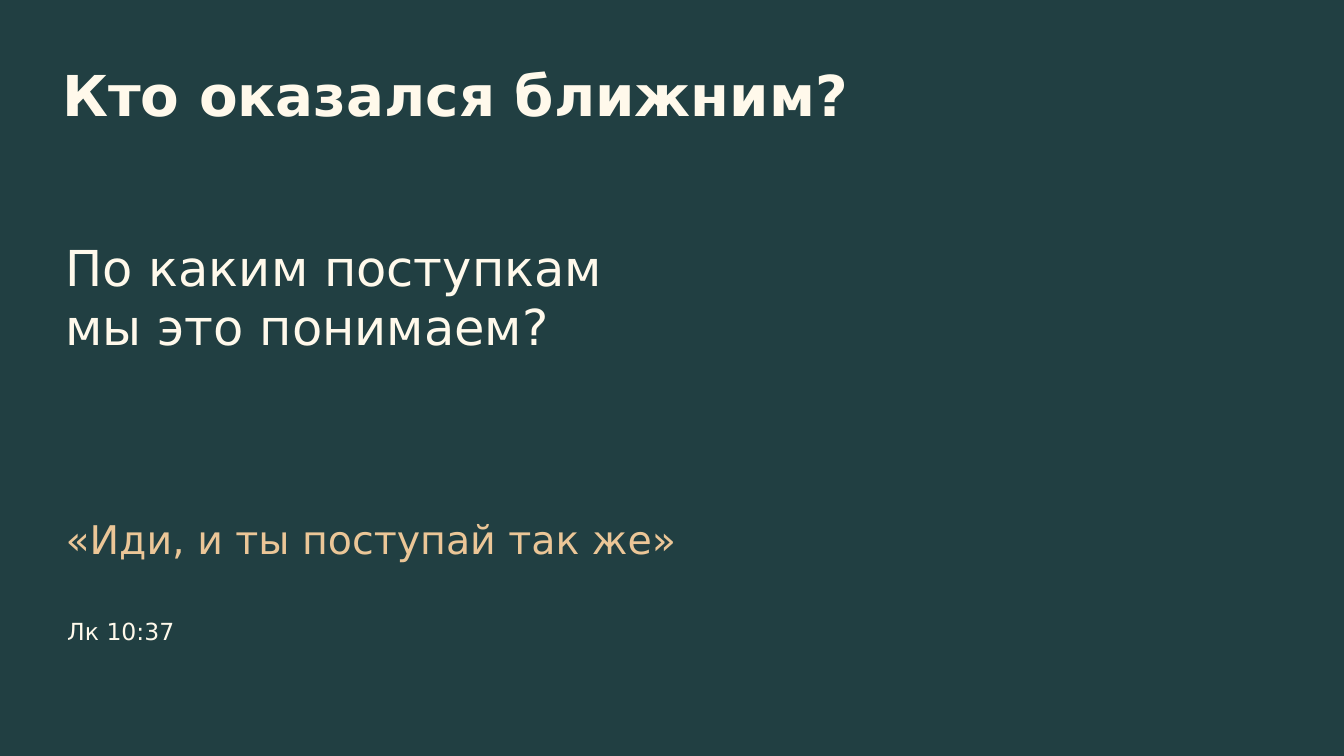
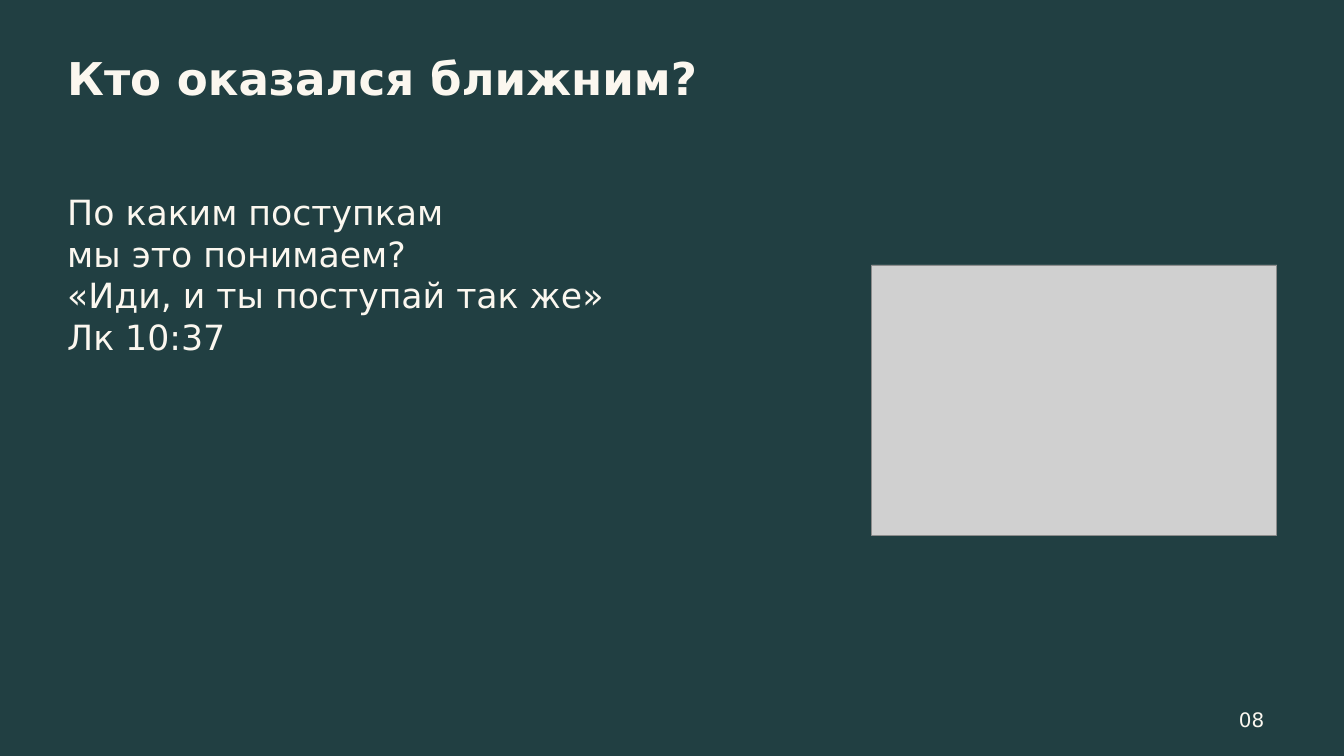
Before and after one commit to VAtapin/lessons, a slide deck: slide 8 of assets/lessons/kto-moi-blizhnii/presentation-ru.pptx. Drawn at 1344x756 pixels with LibreOffice and Linux fonts; fonts in the diff are those of the drawing; grey boxes stand for pictures. Boxes give left, top, right and bottom in pixels: in the first picture for what was removed or moved away, otherwise in the second. Text is boxed around its words. In the diff, an @@ line names an element or a change of style, - is before the commit and + after.

```diff
--- a/assets/lessons/kto-moi-blizhnii/presentation-ru.pptx
+++ b/assets/lessons/kto-moi-blizhnii/presentation-ru.pptx
@@ text "Кто оказался ближним?": place and size @@
-text "Кто оказался ближним?" at bbox=[62, 71, 848, 117]
+text "Кто оказался ближним?" at bbox=[67, 59, 697, 96]
@@ text "Кто оказался ближним?" at bbox=[67, 59, 697, 96]: size 50.2 to 40.3 pt, text colour #FFF9EB to #FBF7EF @@
@@ text at bbox=[67, 199, 443, 268]: size 44.2 to 30.9 pt, text colour #FFF9EB to #FBF7EF in "По каким поступкам", "мы это понимаем?" @@
@@ text "По каким поступкам": place and size @@
-text "По каким поступкам" at bbox=[66, 250, 602, 346]
+text "По каким поступкам" at bbox=[67, 199, 604, 351]
@@ picture added at bbox=[872, 265, 1277, 535] @@
@@ text at bbox=[67, 281, 604, 351]: paragraphs added @@
+«Иди, и ты поступай так же»
+Лк 10:37
@@ text removed at bbox=[66, 524, 676, 563] @@
-«Иди, и ты поступай так же»
@@ text removed at bbox=[67, 622, 175, 641] @@
-Лк 10:37
@@ text added at bbox=[1239, 712, 1264, 728], 17.8 pt, text #FBF7EF @@
+08
```
Also in this commit, not shown: 2 other slides changed, 45 other files.
